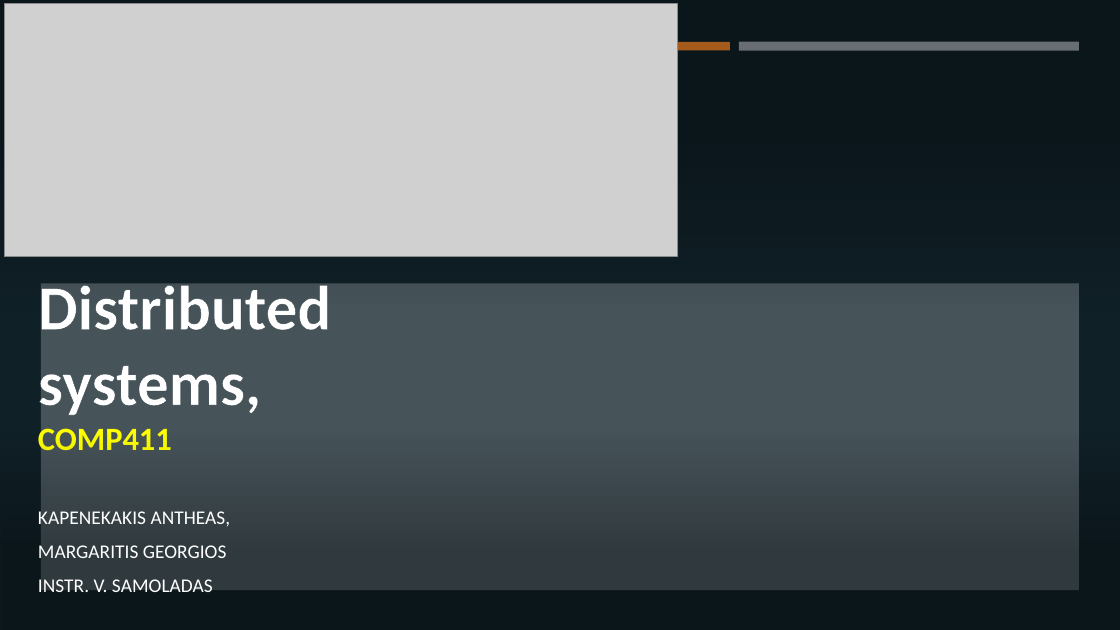
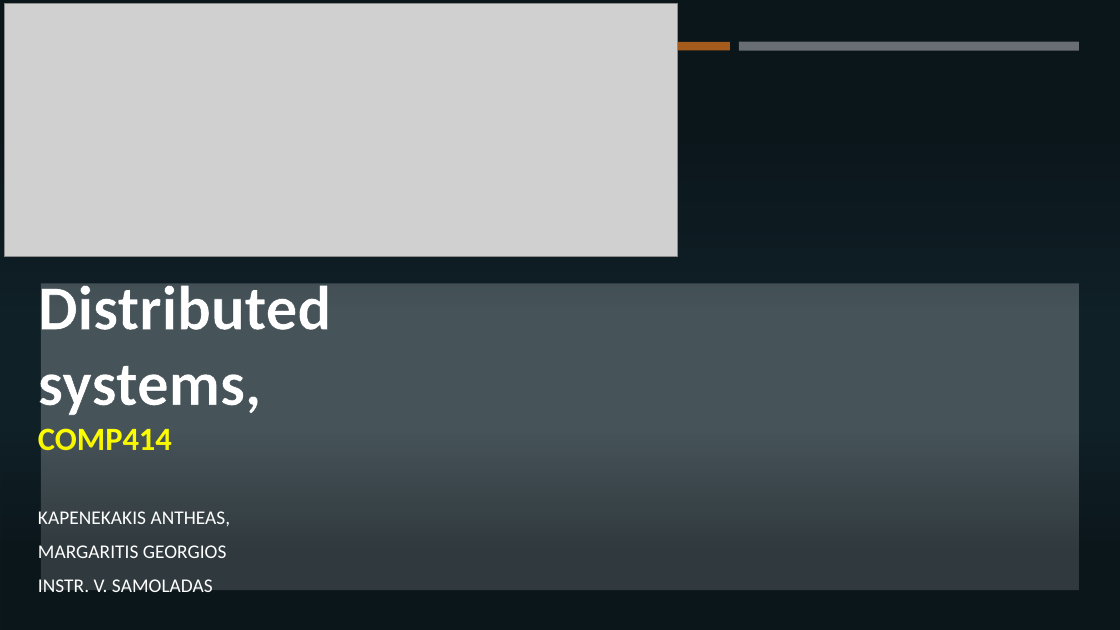
Before and after one commit to margaeor/COMP414-Distributed-Systems, a slide deck: slide 1 of spec/presentation/Presentation.pptx. Drawn at 1120x630 pixels with LibreOffice and Linux fonts; fonts in the diff are those of the drawing; grey boxes stand for pictures; background and template pictures are left out. Boxes give left, top, right and bottom in pixels: in the first picture for what was removed or moved away, otherwise in the second. Text is boxed around its words. In the diff, an @@ line names an element or a change of style, - is before the commit and + after.

```diff
--- a/spec/presentation/Presentation.pptx
+++ b/spec/presentation/Presentation.pptx
@@ title at (x1=38, y1=277, x2=331, y2=458): text changed @@
-Distributed
-systems,
-COMP411
+Distributed
+systems,
+COMP414
```
Also in this commit, not shown: 2 other files.
